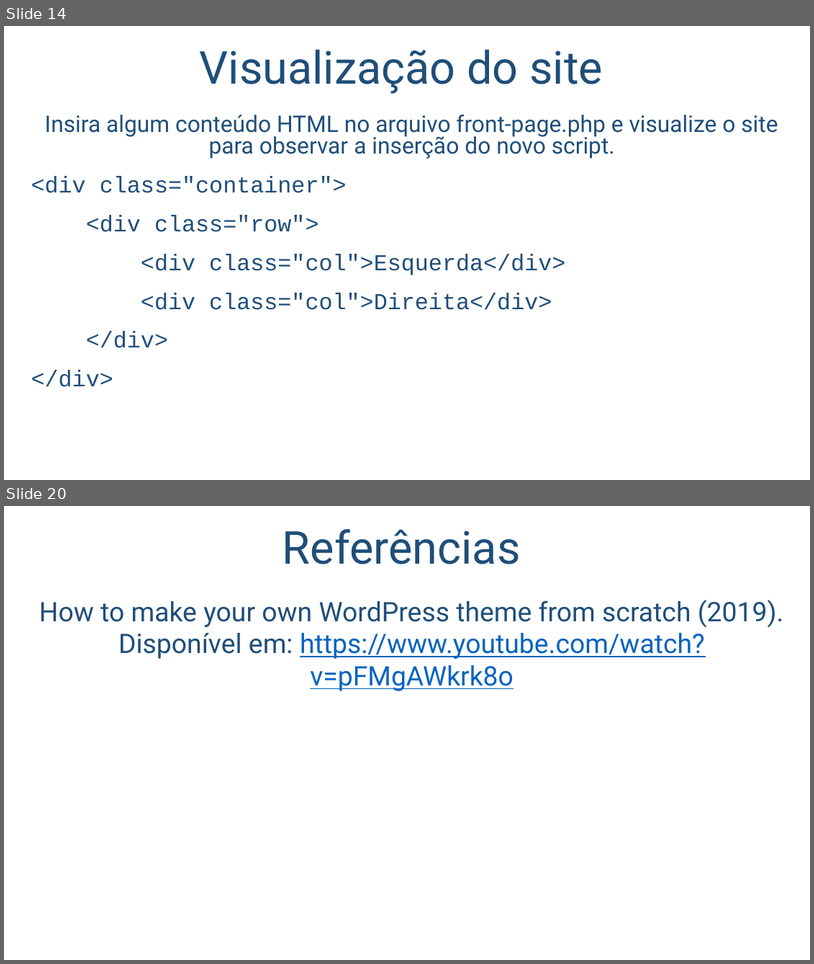
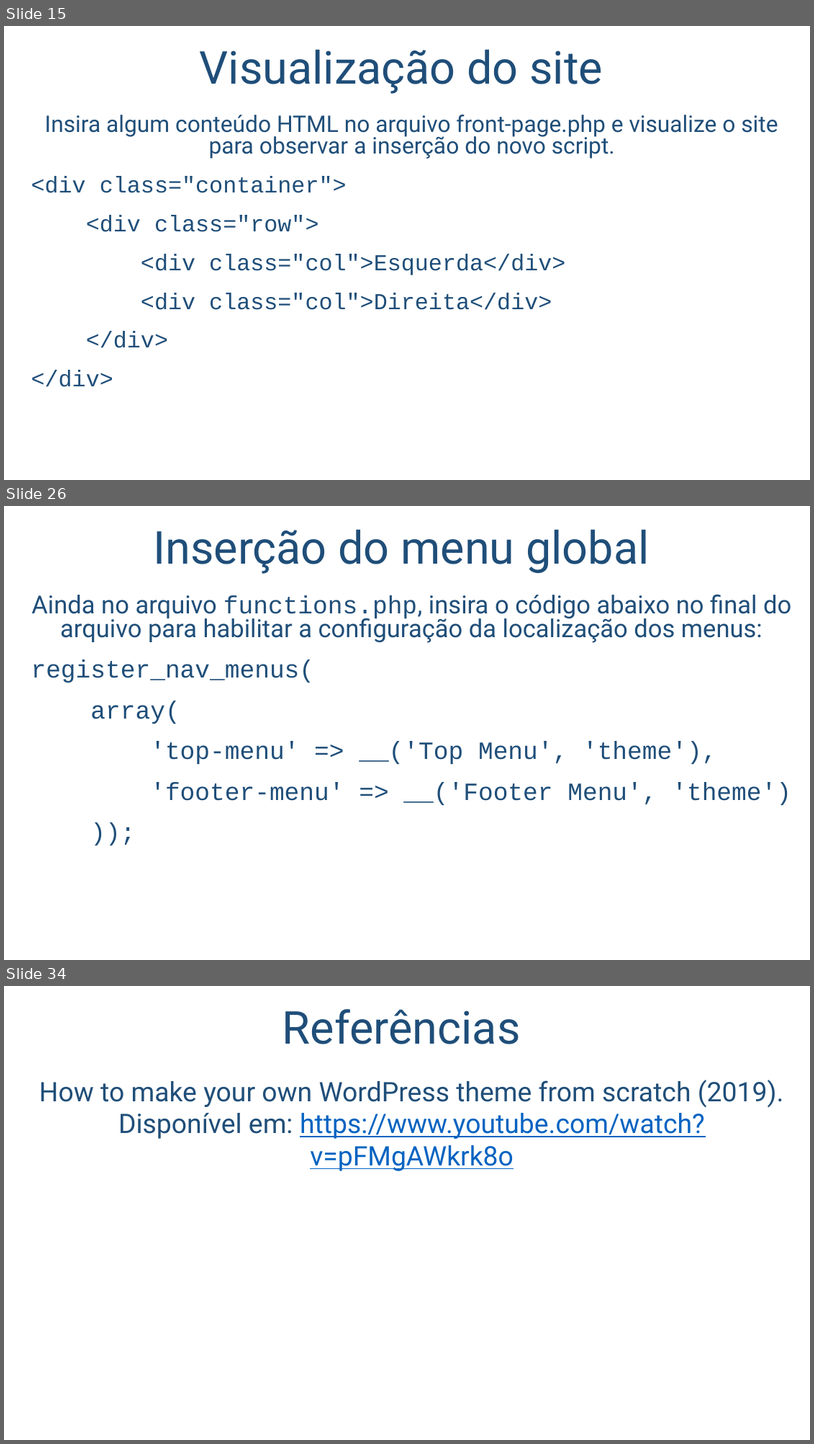
Before and after one commit to salmo-jr/public-slides, a slide deck: wordpress-como-criar-um-novo-tema.pptx. Shown one above the other, each under a label of ours: slides 14 and 20 before the commit, slides 15, 26 and 34 after it; the slides between them are not shown. The pictures are 814x964 and 814x1444 pixels, drawn with LibreOffice and Linux fonts; fonts in the diff are those of the drawing; background and template pictures are left out. Boxes give left, top, right and bottom in pixels: in the first picture for what was removed or moved away, otherwise in the second. Text is boxed around its words. In the diff, an @@ line names an element or a change of style, - is before the commit and + after.

```diff
--- a/wordpress-como-criar-um-novo-tema.pptx
+++ b/wordpress-como-criar-um-novo-tema.pptx
@@ slide 26 added at [4,506,810,960], background picture (left out) @@
@@ title added at [153,529,649,574], 54 pt, text #1F4E79 @@
+Inserção do menu global
@@ text added at [31,594,792,805], 29.6 pt, text #1F4E79 @@
+Ainda no arquivo functions.php, insira o código abaixo no final do arquivo para habilitar a configuração da localização dos menus:
+register_nav_menus(
+array(
+'top-menu' => __('Top Menu', 'theme'),
+'footer-menu' => __('Footer Menu', 'theme')
+));
@@ what was slide 14 is now slide 15 @@
@@ what was slide 20 is now slide 34 @@
```
Also in this commit, not shown: 13 slides changed, 13 other slides added.
